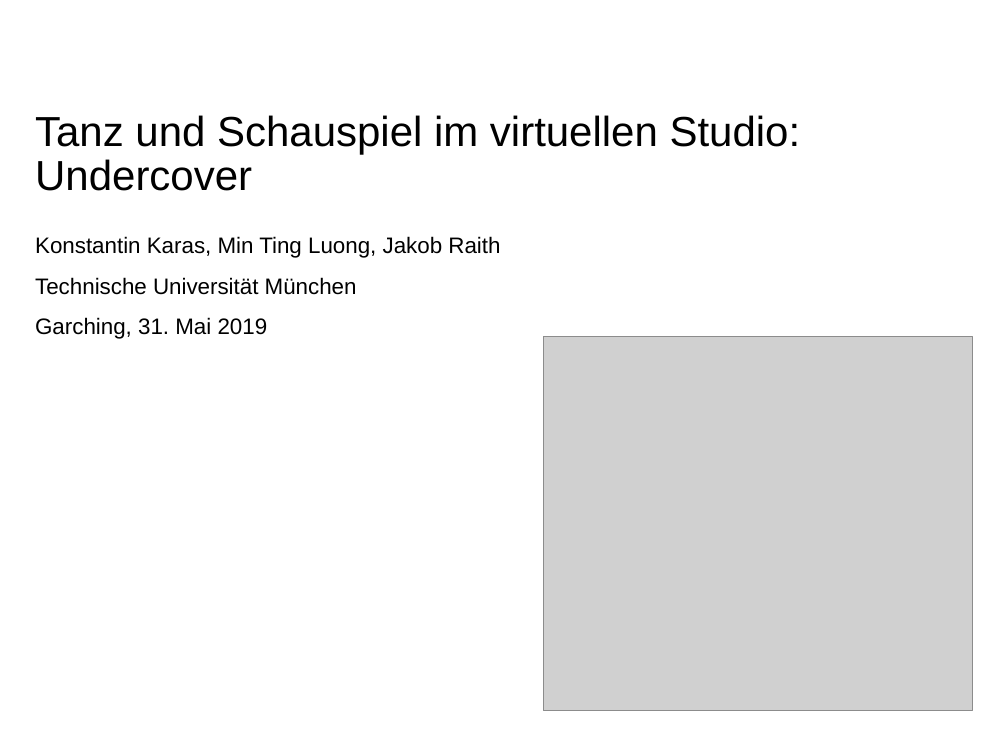
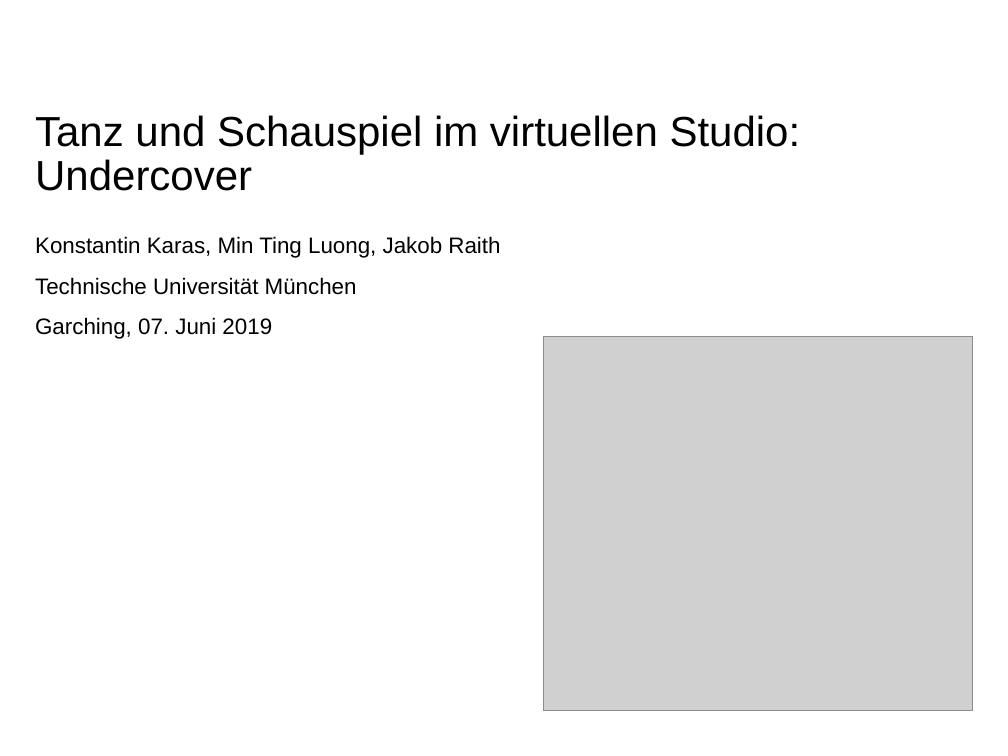
Before and after one commit to doingitraith/TaViS2019, a slide deck: slide 1 of Documents/Kickoff.pptx. Drawn at 1008x756 pixels with LibreOffice and Linux fonts; fonts in the diff are those of the drawing; grey boxes stand for pictures; background and template pictures are left out. Boxes give left, top, right and bottom in pixels: in the first picture for what was removed or moved away, otherwise in the second. Text is boxed around its words. In the diff, an @@ line names an element or a change of style, - is before the commit and + after.

```diff
--- a/Documents/Kickoff.pptx
+++ b/Documents/Kickoff.pptx
@@ text at box(35, 317, 272, 339): text changed @@
-Garching, 31. Mai 2019
+Garching, 07. Juni 2019
```
Also in this commit, not shown: 2 other slides changed, 35 other files.
